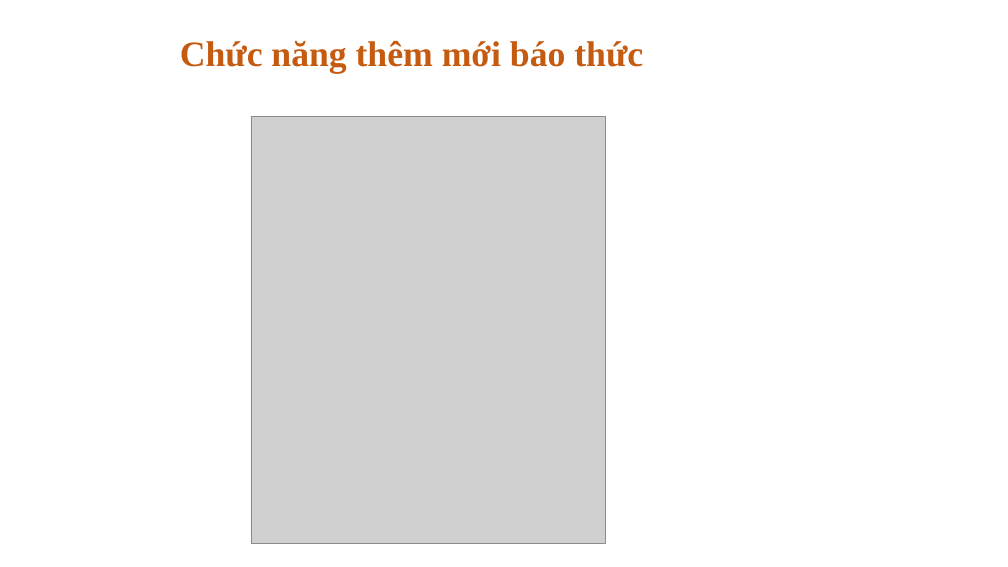
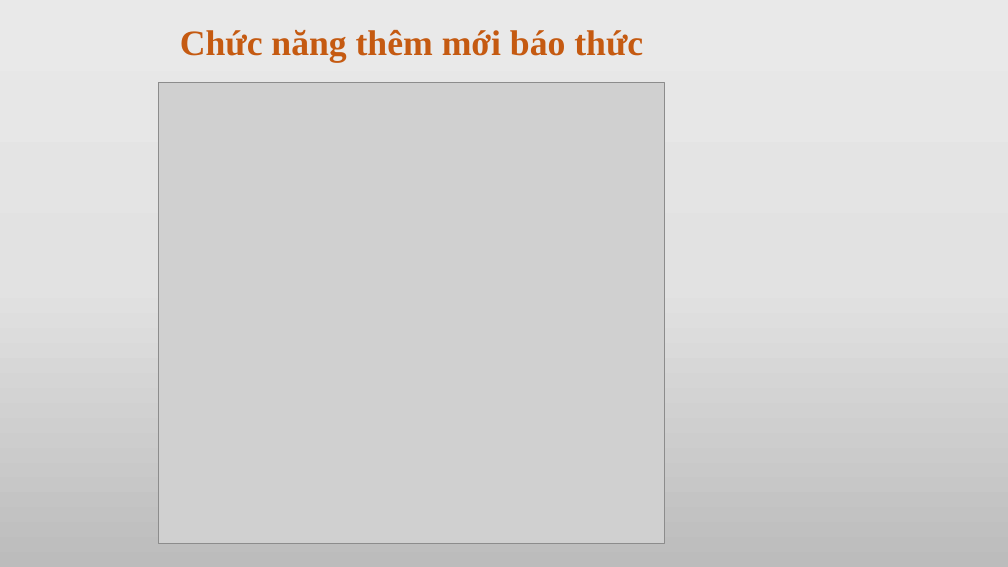
Before and after one commit to hungsoccerprince/XuanHung, a slide deck: slide 10 of DATN/DATN.pptx. Drawn at 1008x567 pixels with LibreOffice and Linux fonts; fonts in the diff are those of the drawing; grey boxes stand for pictures. Boxes give left, top, right and bottom in pixels: in the first picture for what was removed or moved away, otherwise in the second. Text is boxed around its words. In the diff, an @@ line names an element or a change of style, - is before the commit and + after.

```diff
--- a/DATN/DATN.pptx
+++ b/DATN/DATN.pptx
@@ background #FFFFFF to gradient #EBEAEA to #E4E3E3 to #BDBCBC @@
@@ title "Chức năng thêm mới báo ..." moved from (x1=180, y1=40, x2=643, y2=74) to (x1=180, y1=30, x2=643, y2=62) @@
@@ picture resized from (x1=251, y1=116, x2=606, y2=544) to (x1=159, y1=82, x2=665, y2=544) @@
```
Also in this commit, not shown: 15 other slides changed.
